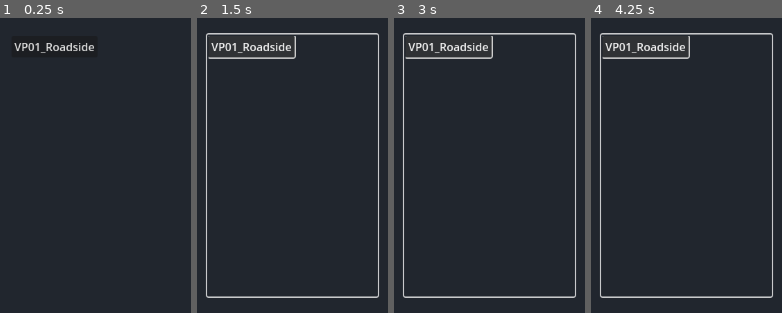
Above: before the commit, frames 1-4 (left to right).
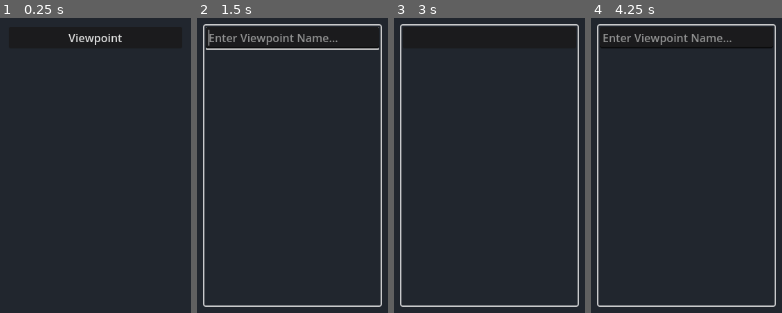
Above: after the commit, the same moments.

Repository: David-69/LUC-Site-Photo-App
Game: Godot game, scene res://scenes/main.tscn
Same seed, same stepped clock (60 frames per second), same inputs: the game is played once before the commit and once after it.
Inputs (mouse positions are in pixels of both pictures, inside the frame that each line leads up to):
- Up to frame 1 (0.25 s): no input
- Up to frame 2 (1.5 s): click (252, 47) at 0.5 s, where only the run before the commit has a clickable "VP01_Roadside"; click (252, 47) at 1.25 s, where only the run before the commit has a clickable "VP01_Roadside"
- Up to frame 3 (3 s): click (449, 47) at 2 s, where only the run before the commit has a clickable "VP01_Roadside"; tap Enter (SubmitText, bound only after the commit) at 2.75 s; hold Enter (SubmitText, bound only after the commit) from 2.78 s (still down)
- Up to frame 4 (4.25 s): release Enter (SubmitText, bound only after the commit) at 3.5 s; click (686, 38) at 3.52 s

The runs differ from the first frame. In frame 1, 1.0% of the frame differs, in the area x 7-64%, y 5-12%; in frame 2, 7.8%, in the area x 3-97%, y 2-98%; in frame 3, 6.6%; in frame 4, 7.5%.

Commit message:
got viewpoint button renaming working for one vp

Diff:
--- a/Scripts/button.gd
+++ b/Scripts/button.gd
@@ -2,6 +2,7 @@
 
 #Button Variables:
 @export var ButtonText : String = ""
+var line_edit : LineEdit
 
 #Resource Variables:
 @export var contents : ViewpointContents
@@ -12,3 +13,18 @@
 		set_text(contents.Viewpoint_Name)
 	else:
 		print("Resource is not assigned")
+	line_edit = $"../LineEdit"
+
+func _process(delta: float) -> void:
+	set_text(contents.Viewpoint_Name)
+
+
+func _on_pressed() -> void:
+	hide()
+	if line_edit:
+		line_edit.show()
+
+func _on_text_submitted(new_text: String) -> void:
+	contents.Viewpoint_Name = new_text
+	line_edit.hide()
+	show()
--- /dev/null
+++ b/Scripts/viewpoint_name_edit.gd
@@ -0,0 +1,20 @@
+extends Control
+
+#Set Variables
+var line_edit = LineEdit
+
+#Call Resources:
+@export var contents : ViewpointContents
+
+func _ready() -> void:
+	line_edit = $CenterContainer/VBoxContainer/Panel/LineEdit
+
+
+func _input(event):
+	if event.is_action_pressed("Close"):
+		queue_free()
+	if event.is_action_pressed("SubmitText"):
+		var NewText = line_edit.get_text()
+		contents.Viewpoint_Name = NewText
+		print("Updated Viewpoint_Name: ", contents.Viewpoint_Name)
+		queue_free()
--- a/project.godot
+++ b/project.godot
@@ -15,6 +15,19 @@
 config/features=PackedStringArray("4.4", "Mobile")
 config/icon="res://icon.svg"
 
+[input]
+
+Close={
+"deadzone": 0.2,
+"events": [Object(InputEventKey,"resource_local_to_scene":false,"resource_name":"","device":-1,"window_id":0,"alt_pressed":false,"shift_pressed":false,"ctrl_pressed":false,"meta_pressed":false,"pressed":false,"keycode":0,"physical_keycode":4194305,"key_label":0,"unicode":0,"location":0,"echo":false,"script":null)
+]
+}
+SubmitText={
+"deadzone": 0.2,
+"events": [Object(InputEventKey,"resource_local_to_scene":false,"resource_name":"","device":-1,"window_id":0,"alt_pressed":false,"shift_pressed":false,"ctrl_pressed":false,"meta_pressed":false,"pressed":false,"keycode":0,"physical_keycode":4194309,"key_label":0,"unicode":0,"location":0,"echo":false,"script":null)
+]
+}
+
 [rendering]
 
 renderer/rendering_method="mobile"
--- /dev/null
+++ b/scenes/Viewpoint.tscn
@@ -0,0 +1,35 @@
+[gd_scene load_steps=4 format=3 uid="uid://dww55fk52ltfo"]
+
+[ext_resource type="Script" uid="uid://8sqj7o42tn8i" path="res://Scripts/button.gd" id="1_ur10n"]
+[ext_resource type="Script" uid="uid://deec43unajcku" path="res://Resources/ViewpointContents.gd" id="2_6ei6w"]
+
+[sub_resource type="Resource" id="Resource_0wfyh"]
+script = ExtResource("2_6ei6w")
+Viewpoint_Name = ""
+metadata/_custom_type_script = "uid://deec43unajcku"
+
+[node name="ViewpointContainer" type="HBoxContainer"]
+custom_minimum_size = Vector2(200, 31)
+offset_right = 200.0
+offset_bottom = 31.0
+
+[node name="PanelContainer" type="PanelContainer" parent="."]
+layout_mode = 2
+size_flags_horizontal = 3
+
+[node name="ViewpointButton" type="Button" parent="PanelContainer"]
+layout_mode = 2
+size_flags_horizontal = 3
+text = "Viewpoint"
+script = ExtResource("1_ur10n")
+ButtonText = "Viewpoint"
+contents = SubResource("Resource_0wfyh")
+
+[node name="LineEdit" type="LineEdit" parent="PanelContainer"]
+visible = false
+layout_mode = 2
+placeholder_text = "Enter Viewpoint Name..."
+clear_button_enabled = true
+
+[connection signal="pressed" from="PanelContainer/ViewpointButton" to="PanelContainer/ViewpointButton" method="_on_pressed"]
+[connection signal="text_submitted" from="PanelContainer/LineEdit" to="PanelContainer/ViewpointButton" method="_on_text_submitted"]
--- /dev/null
+++ b/scenes/ViewpointNameEdit.tscn
@@ -0,0 +1,54 @@
+[gd_scene load_steps=4 format=3 uid="uid://cvy207hjbw3nv"]
+
+[ext_resource type="Script" uid="uid://bpomdk2catdiq" path="res://Scripts/viewpoint_name_edit.gd" id="1_u8fo5"]
+[ext_resource type="Script" uid="uid://deec43unajcku" path="res://Resources/ViewpointContents.gd" id="2_0ytmg"]
+
+[sub_resource type="Resource" id="Resource_5oujb"]
+script = ExtResource("2_0ytmg")
+Viewpoint_Name = ""
+metadata/_custom_type_script = "uid://deec43unajcku"
+
+[node name="Viewpoint Name Editor" type="Control"]
+layout_mode = 3
+anchors_preset = 15
+anchor_right = 1.0
+anchor_bottom = 1.0
+grow_horizontal = 2
+grow_vertical = 2
+script = ExtResource("1_u8fo5")
+contents = SubResource("Resource_5oujb")
+
+[node name="ColorRect" type="ColorRect" parent="."]
+layout_mode = 1
+anchors_preset = 15
+anchor_right = 1.0
+anchor_bottom = 1.0
+grow_horizontal = 2
+grow_vertical = 2
+color = Color(0.223529, 0.223529, 0.223529, 0.52549)
+
+[node name="CenterContainer" type="CenterContainer" parent="."]
+layout_mode = 1
+anchors_preset = 15
+anchor_right = 1.0
+anchor_bottom = 1.0
+grow_horizontal = 2
+grow_vertical = 2
+
+[node name="VBoxContainer" type="VBoxContainer" parent="CenterContainer"]
+layout_mode = 2
+
+[node name="Panel" type="Panel" parent="CenterContainer/VBoxContainer"]
+custom_minimum_size = Vector2(300, 40)
+layout_mode = 2
+
+[node name="LineEdit" type="LineEdit" parent="CenterContainer/VBoxContainer/Panel"]
+layout_mode = 1
+anchors_preset = 15
+anchor_right = 1.0
+anchor_bottom = 1.0
+grow_horizontal = 2
+grow_vertical = 2
+placeholder_text = "Enter Viewpoint Name..."
+max_length = 50
+clear_button_enabled = true
--- a/scenes/main.tscn
+++ b/scenes/main.tscn
@@ -1,12 +1,6 @@
-[gd_scene load_steps=4 format=3 uid="uid://dsao4tkd8snrh"]
+[gd_scene load_steps=2 format=3 uid="uid://dsao4tkd8snrh"]
 
-[ext_resource type="Script" uid="uid://8sqj7o42tn8i" path="res://Scripts/button.gd" id="1_o5qli"]
-[ext_resource type="Script" uid="uid://deec43unajcku" path="res://Resources/ViewpointContents.gd" id="2_0wfyh"]
-
-[sub_resource type="Resource" id="Resource_0wfyh"]
-script = ExtResource("2_0wfyh")
-Viewpoint_Name = ""
-metadata/_custom_type_script = "uid://deec43unajcku"
+[ext_resource type="PackedScene" uid="uid://dww55fk52ltfo" path="res://scenes/Viewpoint.tscn" id="1_o5qli"]
 
 [node name="Control" type="Control"]
 layout_mode = 3
@@ -33,31 +27,18 @@
 grow_horizontal = 2
 grow_vertical = 2
 
-[node name="ScrollContainer" type="ScrollContainer" parent="."]
-layout_mode = 1
-anchors_preset = 13
-anchor_left = 0.5
-anchor_right = 0.5
-anchor_bottom = 1.0
-offset_left = -121.0
-offset_top = 137.0
-offset_right = 121.0
-offset_bottom = -137.0
-grow_horizontal = 2
-grow_vertical = 2
+[node name="ScrollContainer" type="ScrollContainer" parent="CenterContainer"]
+custom_minimum_size = Vector2(250, 400)
+layout_mode = 2
 draw_focus_border = true
 scroll_vertical_custom_step = 1.0
 horizontal_scroll_mode = 0
 
-[node name="VBoxContainer" type="VBoxContainer" parent="ScrollContainer"]
+[node name="VBoxContainer" type="VBoxContainer" parent="CenterContainer/ScrollContainer"]
 layout_mode = 2
+size_flags_horizontal = 3
+alignment = 1
 
-[node name="HBoxContainer" type="HBoxContainer" parent="ScrollContainer/VBoxContainer"]
+[node name="ViewpointContainer" parent="CenterContainer/ScrollContainer/VBoxContainer" instance=ExtResource("1_o5qli")]
 layout_mode = 2
-
-[node name="Button" type="Button" parent="ScrollContainer/VBoxContainer/HBoxContainer"]
-layout_mode = 2
-text = "Viewpoint"
-script = ExtResource("1_o5qli")
-ButtonText = "VP01_Roadside"
-contents = SubResource("Resource_0wfyh")
+alignment = 1
Not shown, added: Scripts/viewpoint_name_edit.gd.uid
